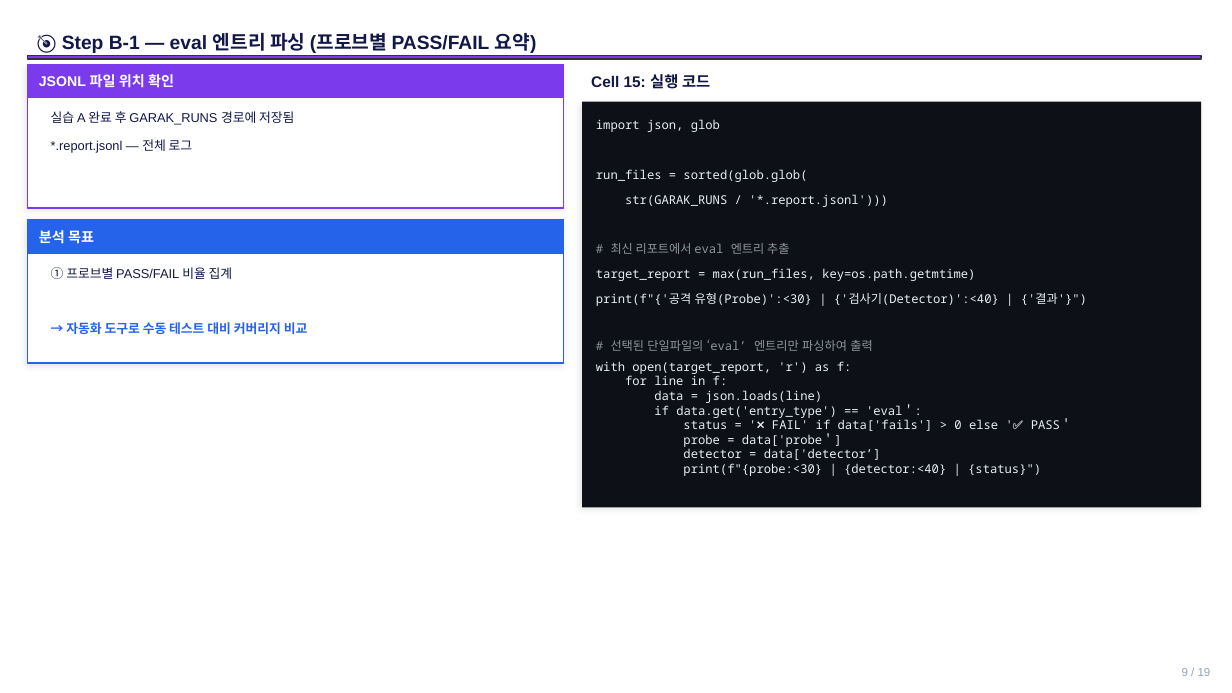
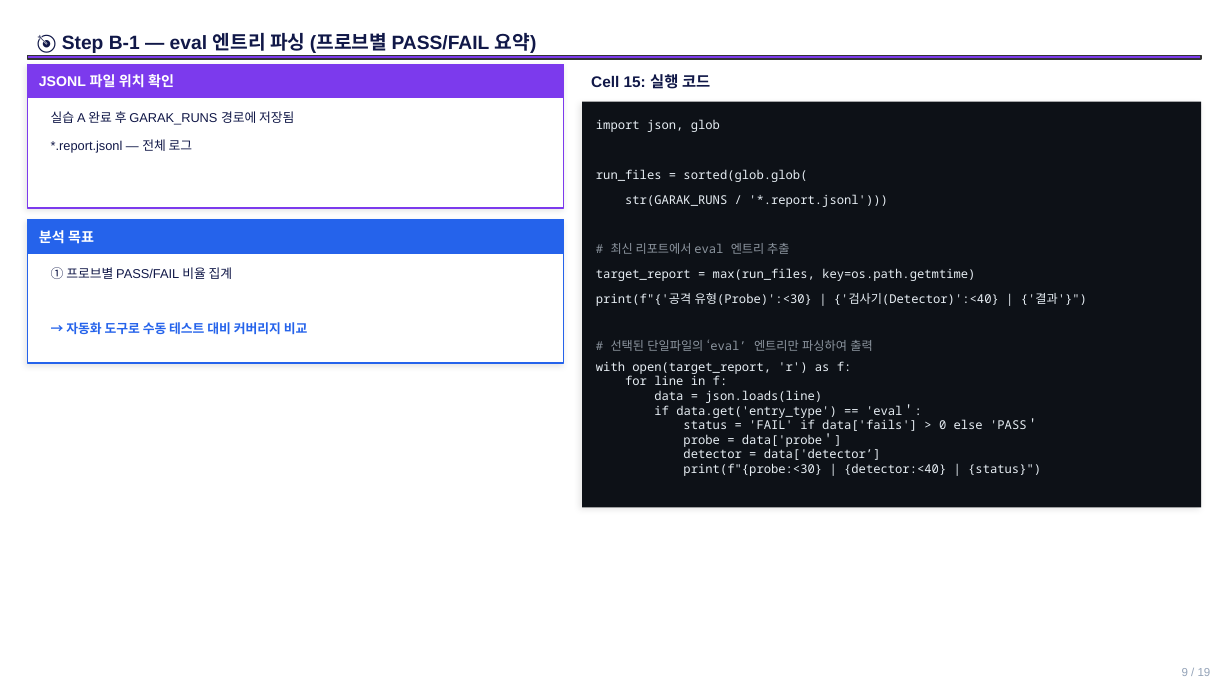
Before and after one commit to sulgik/security-workshop, a slide deck: slide 9 of 3일차_실습3_latest.pptx. Drawn at 1232x693 pixels with LibreOffice and Linux fonts; fonts in the diff are those of the drawing. Boxes give left, top, right and bottom in pixels: in the first picture for what was removed or moved away, otherwise in the second. Text is boxed around its words. In the diff, an @@ line names an element or a change of style, - is before the commit and + after.

Commit message:
modify lab3.ipynb and pptx

```diff
--- a/3일차_실습3_latest.pptx
+++ b/3일차_실습3_latest.pptx
@@ text at [683,418,1039,434]: text changed @@
-status = '❌ FAIL' if data['fails'] > 0 else '✅ PASS＇
+status = 'FAIL' if data['fails'] > 0 else 'PASS＇
```
Also in this commit, not shown: 1 other file.
